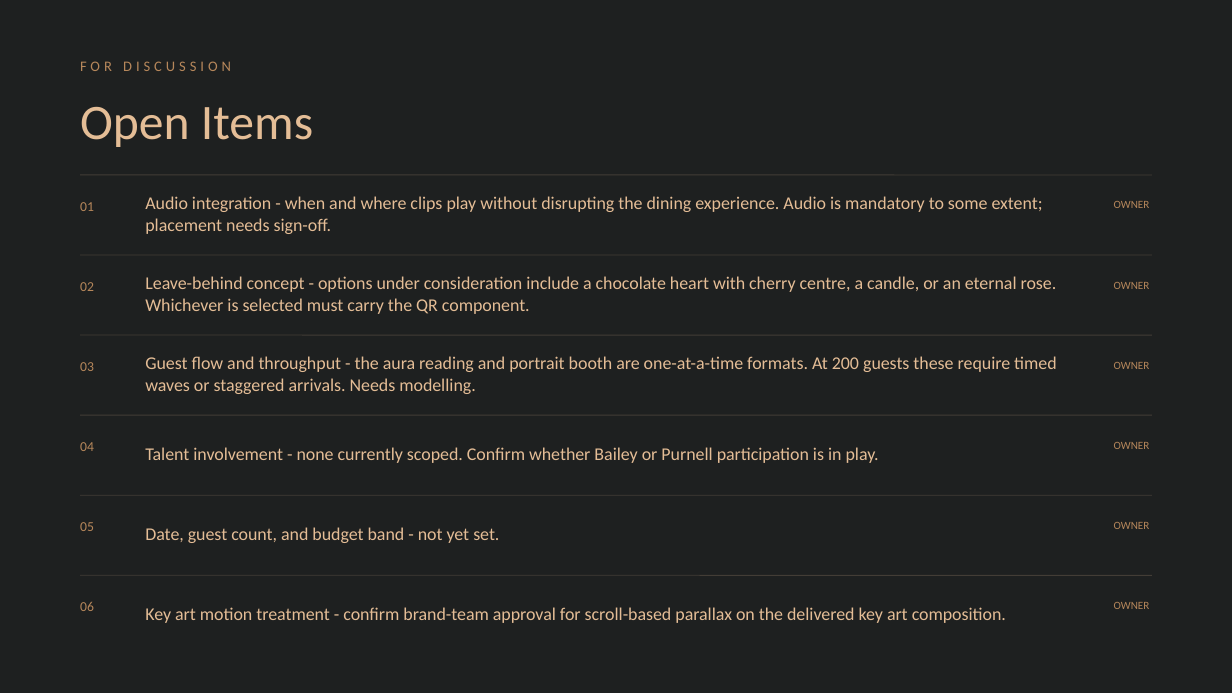
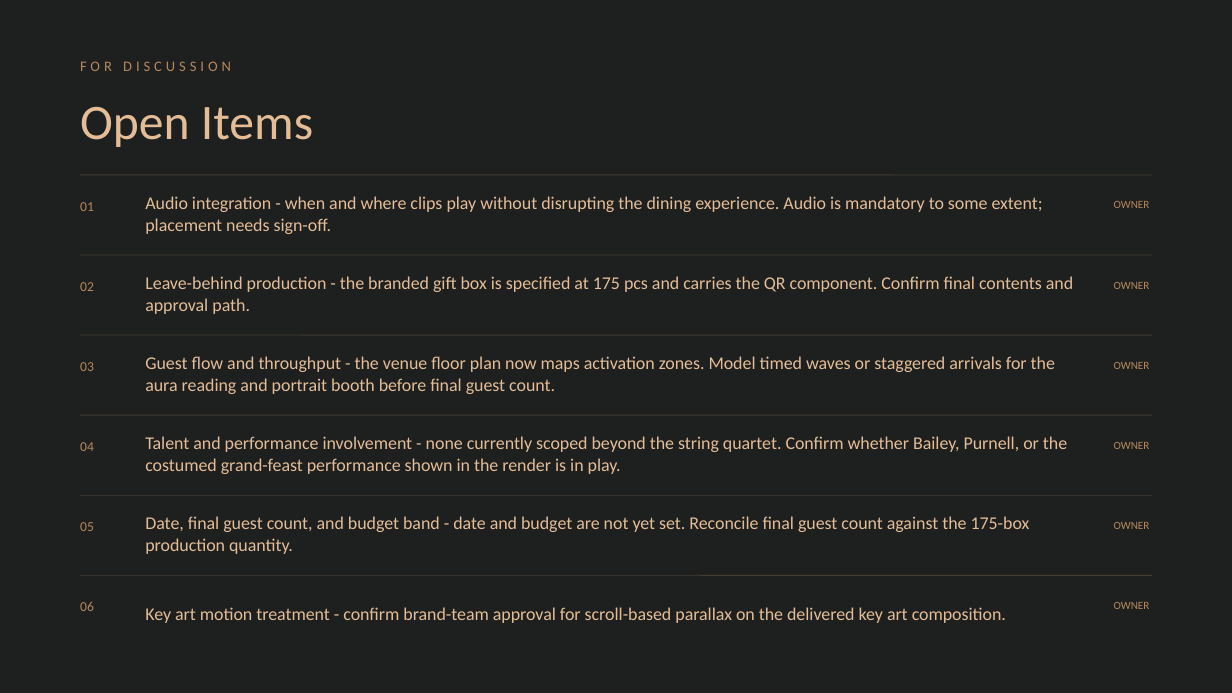
Before and after one commit to unclepauliees/the-hunt-review, a slide deck: slide 16 of deliverables/the-hunt.pptx. Drawn at 1232x693 pixels with LibreOffice and Linux fonts; fonts in the diff are those of the drawing; background and template pictures are left out; a plain dark background stands for a picture behind light text. Boxes give left, top, right and bottom in pixels: in the first picture for what was removed or moved away, otherwise in the second. Text is boxed around its words. In the diff, an @@ line names an element or a change of style, - is before the commit and + after.

```diff
--- a/deliverables/the-hunt.pptx
+++ b/deliverables/the-hunt.pptx
@@ text at <box>145,276,1073,314</box>: text changed @@
-Leave-behind concept - options under consideration include a chocolate heart with cherry centre, a candle, or an eternal rose. Whichever is selected must carry the QR component.
+Leave-behind production - the branded gift box is specified at 175 pcs and carries the QR component. Confirm final contents and approval path.
@@ text at <box>145,356,1055,394</box>: text changed @@
-Guest flow and throughput - the aura reading and portrait booth are one-at-a-time formats. At 200 guests these require timed waves or staggered arrivals. Needs modelling.
+Guest flow and throughput - the venue floor plan now maps activation zones. Model timed waves or staggered arrivals for the aura reading and portrait booth before final guest count.
@@ text at <box>145,436,1067,474</box>: text changed @@
-Talent involvement - none currently scoped. Confirm whether Bailey or Purnell participation is in play.
+Talent and performance involvement - none currently scoped beyond the string quartet. Confirm whether Bailey, Purnell, or the costumed grand-feast performance shown in the render is in play.
@@ text at <box>145,516,1030,554</box>: text changed @@
-Date, guest count, and budget band - not yet set.
+Date, final guest count, and budget band - date and budget are not yet set. Reconcile final guest count against the 175-box production quantity.
```
Also in this commit, not shown: 9 other slides changed, 2 other files.
